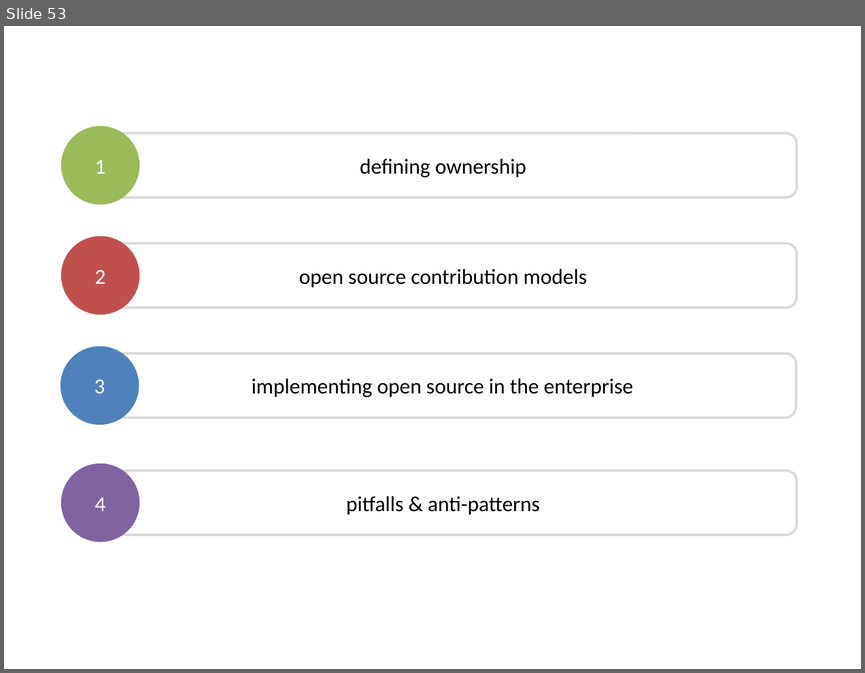
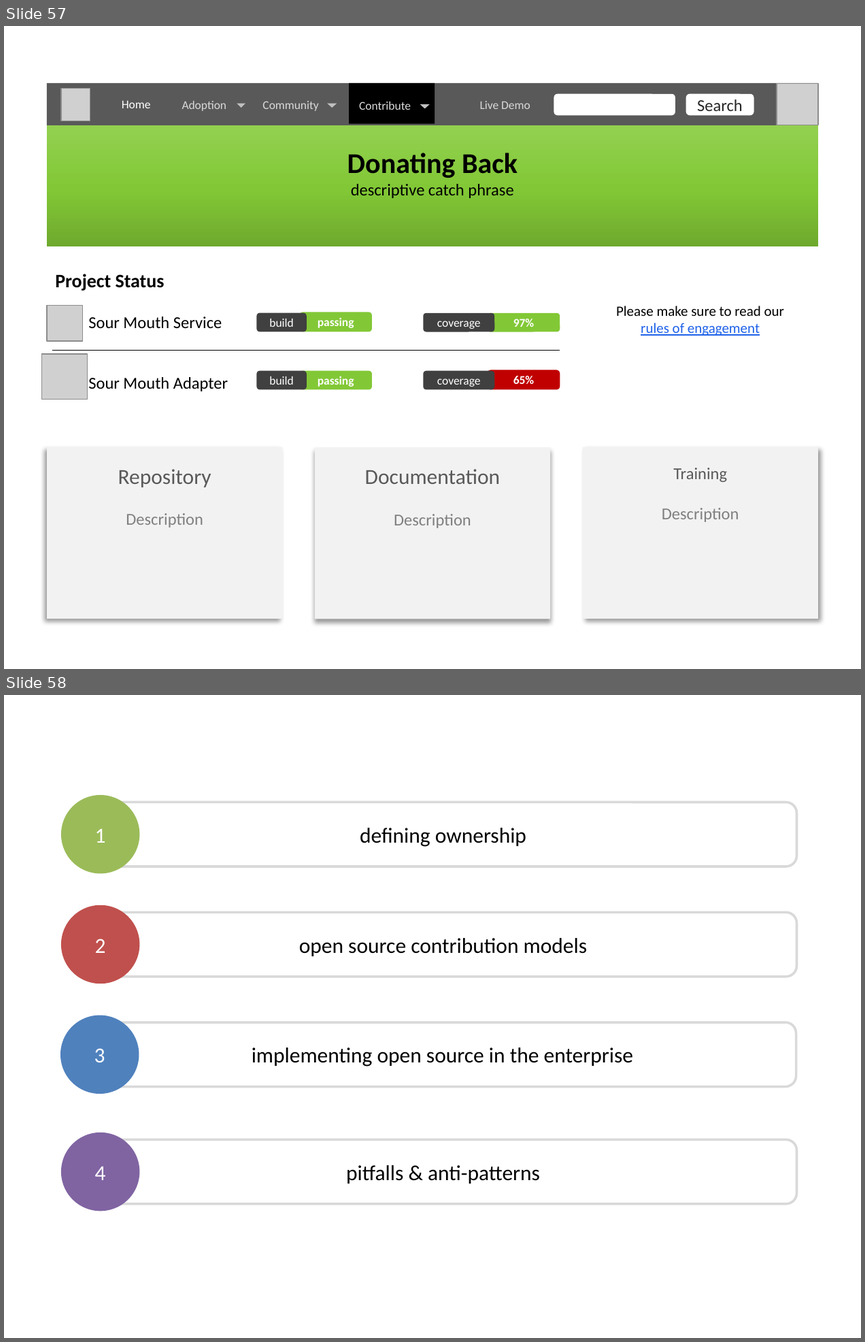
Before and after one commit to dsietz/open-source-model, a slide deck: Adopting the Open Source Model.pptx. Shown one above the other, each under a label of ours: slide 53 before the commit, slides 57 and 58 after it. The pictures are 865x673 and 865x1342 pixels, drawn with LibreOffice and Linux fonts; fonts in the diff are those of the drawing; grey boxes stand for pictures. Boxes give left, top, right and bottom in pixels: in the first picture for what was removed or moved away, otherwise in the second. Text is boxed around its words. In the diff, an @@ line names an element or a change of style, - is before the commit and + after.

```diff
--- a/Adopting the Open Source Model.pptx
+++ b/Adopting the Open Source Model.pptx
@@ slide 57 added at bbox=[4, 26, 861, 669], background #FFFFFF @@
@@ rectangle added at bbox=[47, 83, 818, 125], fill #595959 @@
@@ rectangle added at bbox=[349, 83, 435, 124], fill #000000 @@
@@ picture added at bbox=[777, 83, 818, 125] @@
@@ picture added at bbox=[61, 89, 90, 121] @@
@@ text added at bbox=[122, 101, 151, 108], 10 pt, text #FFFFFF @@
+Home
@@ text added at bbox=[182, 101, 227, 111], 10 pt, text #D9D9D9 @@
+Adoption
@@ triangle added at bbox=[237, 103, 245, 108], fill #BFBFBF @@
@@ text added at bbox=[262, 101, 318, 111], 10 pt, text #D9D9D9 @@
+Community
@@ triangle added at bbox=[327, 103, 337, 108], fill #BFBFBF @@
@@ text added at bbox=[359, 101, 411, 110], 10 pt, text #D9D9D9 @@
+Contribute
@@ triangle added at bbox=[419, 104, 429, 108], fill #BFBFBF @@
@@ text added at bbox=[480, 101, 530, 109], 10 pt, text #D9D9D9 @@
+Live Demo
@@ rounded rectangle added at bbox=[554, 94, 676, 115], fill #FFFFFF @@
@@ rounded rectangle added at bbox=[686, 94, 753, 115], fill #FFFFFF, 14 pt, text #262626 @@
+Search
@@ rectangle added at bbox=[47, 125, 818, 247], fill gradient #6EA92D to #82C836 to #92D050 @@
@@ text added at bbox=[347, 152, 517, 198], 14 pt, text #000000 @@
+Donating Back
+descriptive catch phrase
@@ text added at bbox=[55, 274, 164, 291], 16 pt, text #000000, bold @@
+Project Status
@@ text added at bbox=[616, 305, 784, 335], 12 pt, text #000000 @@
+Please make sure to read our
+rules of engagement
@@ group added at bbox=[41, 305, 560, 399]: 8 rounded rectangles, 2 texts, 2 pictures, 1 line @@
+Sour Mouth Adapter
+passing
+build
+65%
+coverage
+Sour Mouth Service
+passing
+build
+97%
+coverage
@@ rectangle added at bbox=[47, 447, 283, 618], fill #F2F2F2, 14 pt, text #808080 @@
+Repository
+Description
@@ rectangle added at bbox=[314, 448, 550, 619], fill #F2F2F2, 18 pt, text #595959 @@
+Documentation
+Description
@@ rectangle added at bbox=[582, 447, 818, 618], fill #F2F2F2, 14 pt, text #808080 @@
+Training
+Description
@@ what was slide 53 is now slide 58 @@
```
Also in this commit, not shown: 3 slides changed, 11 other slides added, 1 slide removed.
